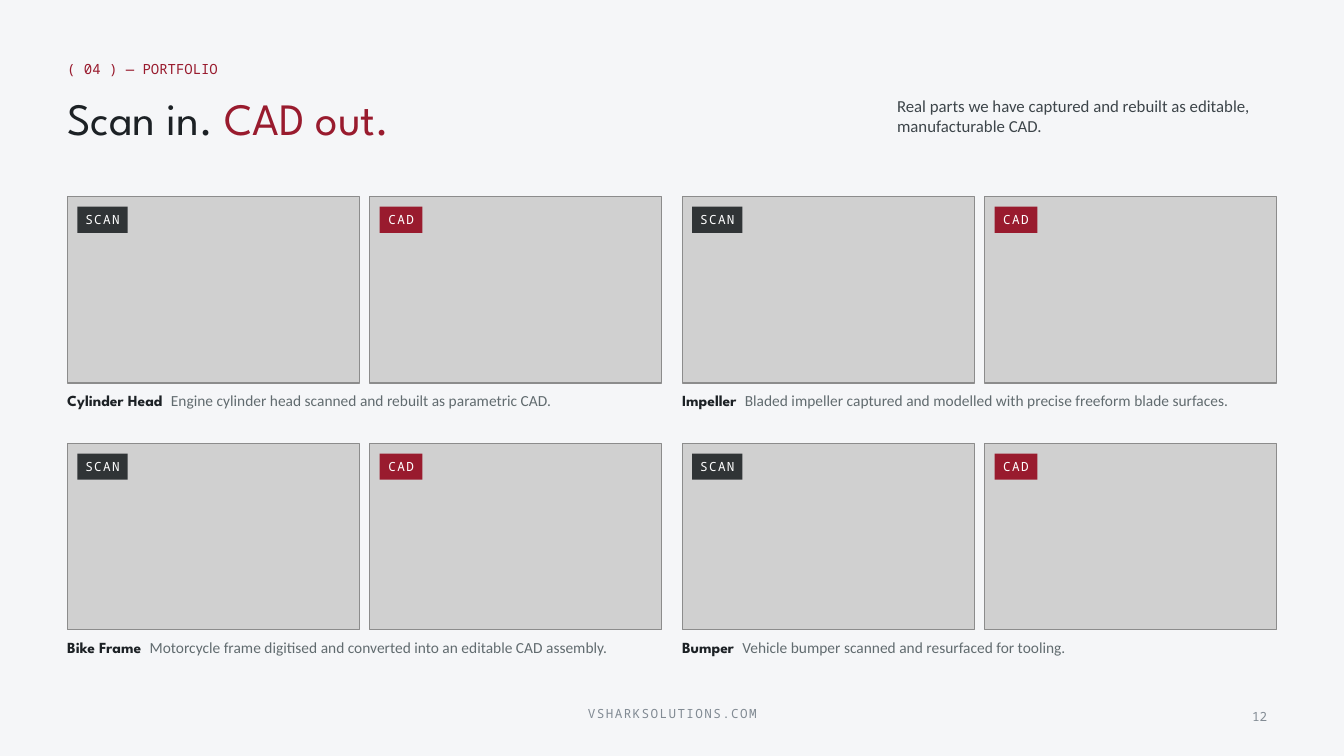
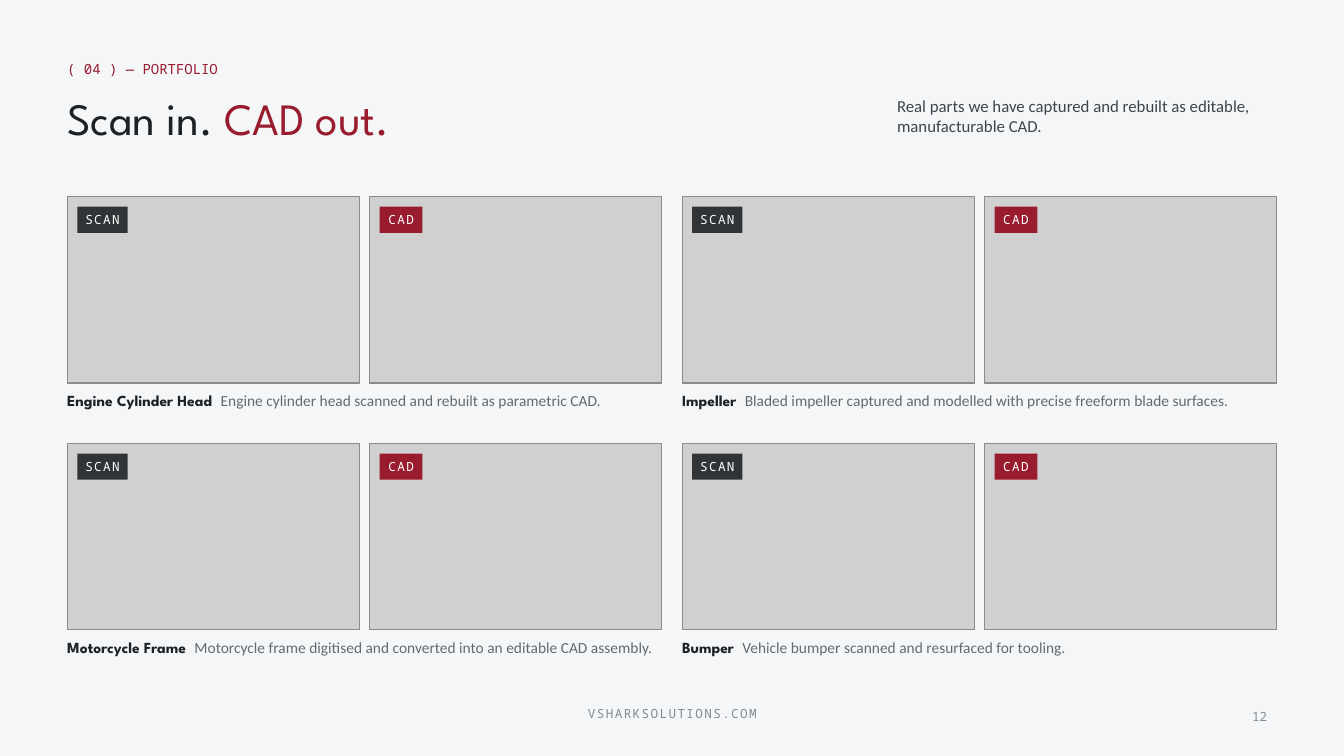
Before and after one commit to vsharkindia/vshark-website, a slide deck: slide 12 of collateral/VShark-Presentation.pptx. Drawn at 1344x756 pixels with LibreOffice and Linux fonts; fonts in the diff are those of the drawing; grey boxes stand for pictures; background and template pictures are left out. Boxes give left, top, right and bottom in pixels: in the first picture for what was removed or moved away, otherwise in the second. Text is boxed around its words. In the diff, an @@ line names an element or a change of style, - is before the commit and + after.

```diff
--- a/collateral/VShark-Presentation.pptx
+++ b/collateral/VShark-Presentation.pptx
@@ text at (67,395,600,410): text changed @@
-Cylinder Head Engine cylinder head scanned and rebuilt as parametric CAD.
+Engine Cylinder Head Engine cylinder head scanned and rebuilt as parametric CAD.
@@ text at (67,642,652,657): text changed @@
-Bike Frame Motorcycle frame digitised and converted into an editable CAD assembly.
+Motorcycle Frame Motorcycle frame digitised and converted into an editable CAD assembly.
```
Also in this commit, not shown: 5 other slides changed, 16 other files.
